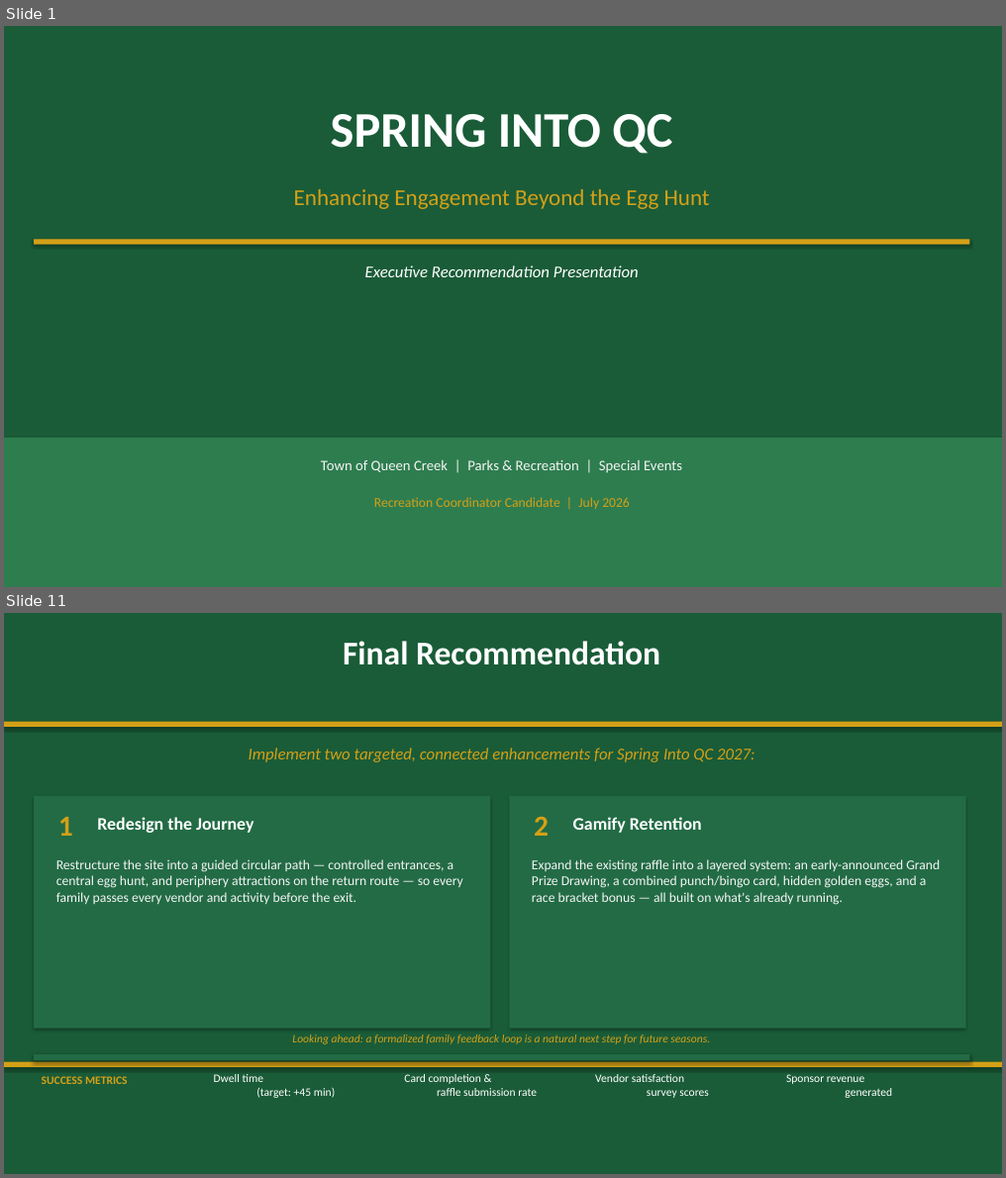
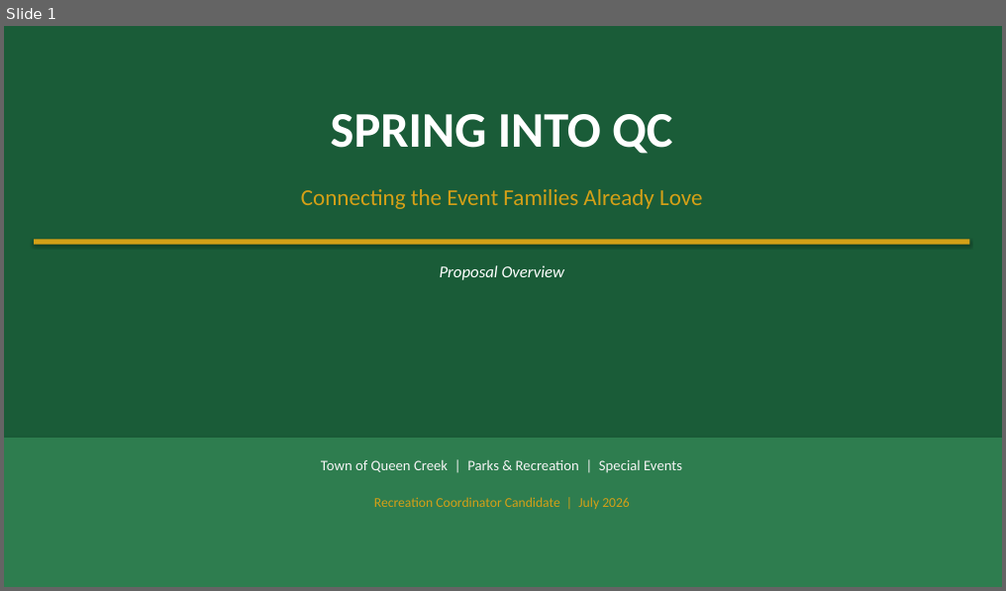
Before and after one commit to billy12/qc, a slide deck: SpringIntoQC_Presentation.pptx. Shown one above the other, each under a label of ours: slides 1 and 11 before the commit, slide 1 after it; the slides between them are not shown. The pictures are 1006x1178 and 1006x591 pixels, drawn with LibreOffice and Linux fonts; fonts in the diff are those of the drawing. Boxes give left, top, right and bottom in pixels: in the first picture for what was removed or moved away, otherwise in the second. Text is boxed around its words. In the diff, an @@ line names an element or a change of style, - is before the commit and + after.

```diff
--- a/SpringIntoQC_Presentation.pptx
+++ b/SpringIntoQC_Presentation.pptx
@@ slide 11 removed at (4, 613, 1002, 1174), background #FFFFFF @@
@@ rectangle removed at (4, 613, 1002, 1174) @@
@@ text removed at (343, 641, 660, 665) @@
-Final Recommendation
@@ rectangle removed at (4, 722, 1002, 727) @@
@@ text removed at (249, 748, 754, 762) @@
-Implement two targeted, connected enhancements for Spring Into QC 2027:
@@ rectangle removed at (34, 796, 491, 1029) @@
@@ text removed at (58, 817, 73, 836) @@
-1
@@ text removed at (97, 817, 253, 833) @@
-Redesign the Journey
@@ rectangle removed at (509, 796, 966, 1029) @@
@@ text removed at (534, 816, 548, 836) @@
-2
@@ text removed at (573, 817, 702, 833) @@
-Gamify Retention
@@ text removed at (56, 860, 462, 904) @@
-Restructure the site into a guided circular path — controlled entrances, a central egg hunt, and periphery attractions on the return route — so every family passes every vendor and activity before the exit.
@@ text removed at (532, 860, 940, 905) @@
-Expand the existing raffle into a layered system: an early-announced Grand Prize Drawing, a combined punch/bingo card, hidden golden eggs, and a race bracket bonus — all built on what's already running.
@@ rectangle removed at (34, 1055, 969, 1060) @@
@@ text removed at (292, 1035, 710, 1045) @@
-Looking ahead: a formalized family feedback loop is a natural next step for future seasons.
@@ rectangle removed at (4, 1062, 1002, 1067) @@
@@ text removed at (42, 1076, 128, 1084) @@
-SUCCESS METRICS
@@ text removed at (214, 1074, 335, 1098) @@
-Dwell time
-(target: +45 min)
@@ text removed at (404, 1074, 537, 1096) @@
-Card completion &
-raffle submission rate
@@ text removed at (595, 1074, 709, 1098) @@
-Vendor satisfaction
-survey scores
@@ text removed at (786, 1074, 892, 1098) @@
-Sponsor revenue
-generated
@@ slide 1 changed as well @@
@@ text at (301, 189, 702, 209): text changed @@
-Enhancing Engagement Beyond the Egg Hunt
+Connecting the Event Families Already Love
@@ text at (440, 266, 564, 280): text changed @@
-Executive Recommendation Presentation
+Proposal Overview
```
Also in this commit, not shown: 1 other slide changed, 8 slides added, 8 other slides removed, 9 other files.
